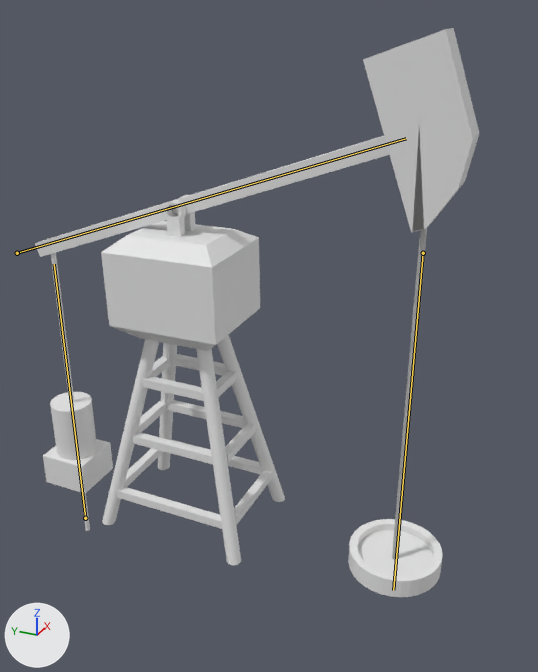
Two versions of the Blender file Steminar_Project-51b1e85f36072a74d9ea9f2bdcb0ea07f182ff5a/SteminarGitHub/Assets/Building Assets/OilDrill.blend, one commit apart.
Camera for both pictures: a 50 mm lens placed at (-0.637, -0.555, 0.493), pointed at (0.024, -0.258, 0.162). Every picture has the same lights, and +X, +Y and +Z are marked at lower left. Both versions are drawn at frame 20 of the action 'Drilling'; the numbers are the values there. The bones that bend it are drawn over the model as lines.

Names of what the first picture shows: 'OilDrill'.
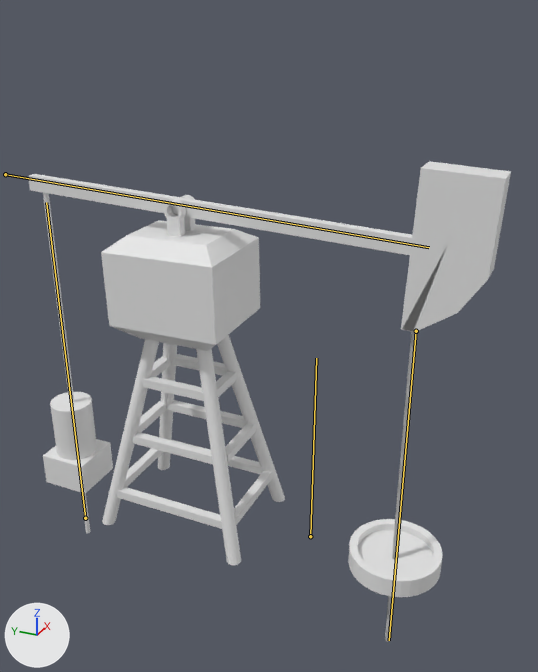
Pixel boxes (x1, y1, x2, y2) of what changed, in the pictures (538 x 672 px):
'OilDrill', posed (9% wider, 15% shorter): before (35, 28, 479, 597); after (29, 161, 511, 642)
bone 'Bone', root to tip: before (85, 518) to (54, 264); after (85, 518) to (46, 202)
bone 'Bone.001', root to tip: before (17, 253) to (406, 138); after (5, 174) to (429, 247)
bone 'Bone.002', root to tip: before (423, 253) to (393, 590); after (416, 331) to (389, 640)

The change, as a diff of the scene's bpy script:
```diff
--- a/Steminar_Project-51b1e85f36072a74d9ea9f2bdcb0ea07f182ff5a/SteminarGitHub/Assets/Building Assets/OilDrill.blend.py
+++ b/Steminar_Project-51b1e85f36072a74d9ea9f2bdcb0ea07f182ff5a/SteminarGitHub/Assets/Building Assets/OilDrill.blend.py
@@ bone_bone @@
 bone_bone = bpy.data.objects['Armature'].pose.bones['Bone']
-bone_bone.scale = (1.0, 1.0, 1.0)
+bone_bone.scale = (1.0, 1.2, 1.0)
@@ bone_bone_001 @@
 bone_bone_001 = bpy.data.objects['Armature'].pose.bones['Bone.001']
-bone_bone_001.location = (0.0, -0.004, 0.014)
-bone_bone_001.rotation_quaternion = (1.0, -0.029, 0.0, 0.0)  # degrees (-3, 0, 0)
+bone_bone_001.location = (0.0, 0.022, -0.073)
+bone_bone_001.rotation_quaternion = (0.986, 0.166, 0.0, 0.0)  # degrees (19, 0, 0)
@@ bone_bone_002 @@
 bone_bone_002 = bpy.data.objects['Armature'].pose.bones['Bone.002']
-bone_bone_002.location = (0.0, -0.009, 0.0)
+bone_bone_002.location = (0.0, 0.067, 0.0)
```
